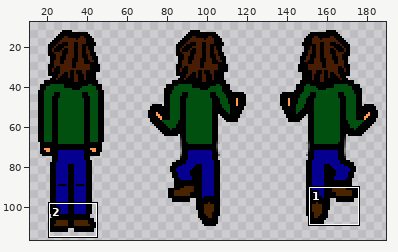
Sprite sheet -- assets/player.png. The first picture is a wide view before the edit; the outline marks the close-up.
Close-up. Earlier state:
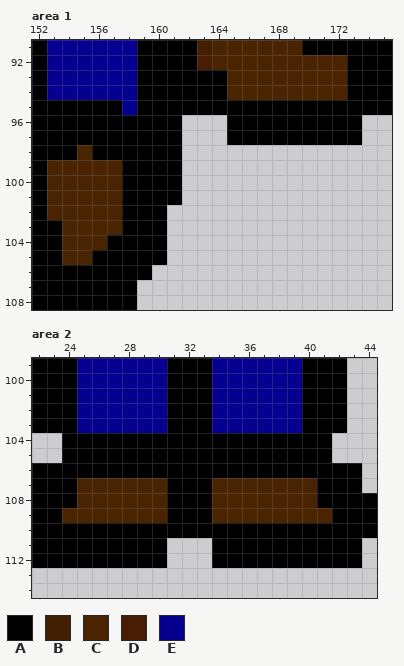
The file is 256x128 pixels. Pixels under 10% opacity are left out. Colours within 5 levels of each other are drawn and written as one. Shown: area 1: x 152..175, y 91..108; area 2: x 22..44, y 99..114. The wide view leaves out empty margins. The commit also changed other parts of the picture, which this record leaves out.
Palette (. is transparent): A #000000  B #421f00  C #4a2300  D #481d03  E #060090
Pixels before, area 1, first column x 152:
 91 AEEEEEEAAAABCCCCCCAAAAAA
 92 AEEEEEEAAAADCCCCCCCCCAAA
 93 AEEEEEEAAAAAACCCCCCCCAAA
 94 AEEEEEEAAAAAACCCCCCCCAAA
 95 AAAAAAEAAAAAAAAAAAAAAAAA
 96 AAAAAAAAAA...AAAAAAAAA..
 97 AAAAAAAAAA...AAAAAAAAA..
 98 AAACAAAAAA..............
 99 ACCCCCAAAA..............
100 ACCCCCAAAA..............
101 ACCCCCAAAA..............
102 ACCCCCAAA...............
103 AACCCCAAA...............
104 AACCCAAAA...............
105 AACCAAAAA...............
106 AAAAAAAA................
107 AAAAAAA.................
108 AAAAAAA.................
Pixels before, area 2, first column x 22:
 99 AAAEEEEEEAAAEEEEEEAAA..
100 AAAEEEEEEAAAEEEEEEAAA..
101 AAAEEEEEEAAAEEEEEEAAA..
102 AAAEEEEEEAAAEEEEEEAAA..
103 AAAEEEEEEAAAEEEEEEAAA..
104 ..AAAAAAAAAAAAAAAAAA...
105 ..AAAAAAAAAAAAAAAAAA...
106 AAAAAAAAAAAAAAAAAAAAAA.
107 AAACCCCCCAAACCCCCCCAAA.
108 AAACCCCCCAAACCCCCCCAAAA
109 AACCCCCCCAAACCCCCCCCAAA
110 AAAAAAAAAAAAAAAAAAAAAAA
111 AAAAAAAAA...AAAAAAAAAA.
112 AAAAAAAAA...AAAAAAAAAA.
Now the later version:
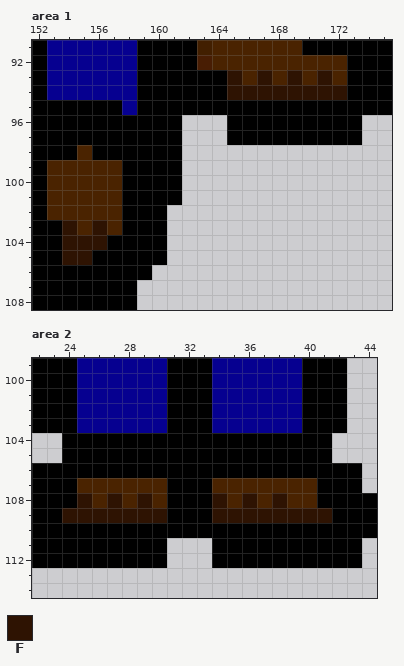
Colours new in this view: F #2e1302
Diff:
Area 1:
y 93: x 165 C -> F; x 167 C -> F; x 169 C -> F; x 171 C -> F
y 94: x 165..172 CCCCCCCC -> FFFFFFFF
y 103: x 154 C -> F; x 156 C -> F
y 104: x 154..156 CCC -> FFF
y 105: x 154..155 CC -> FF
Area 2:
y 108: x 25 C -> F; x 27 C -> F; x 29 C -> F; x 34 C -> F; x 36 C -> F; x 38 C -> F
y 109: x 24..30 CCCCCCC -> FFFFFFF; x 34..41 CCCCCCCC -> FFFFFFFF
Changed places in both close-ups, as pixel boxes (x1, y1, x2, y2):
changed: (227, 70, 347, 100)
changed: (62, 220, 107, 265)
changed: (62, 493, 167, 523)
changed: (212, 493, 332, 523)
